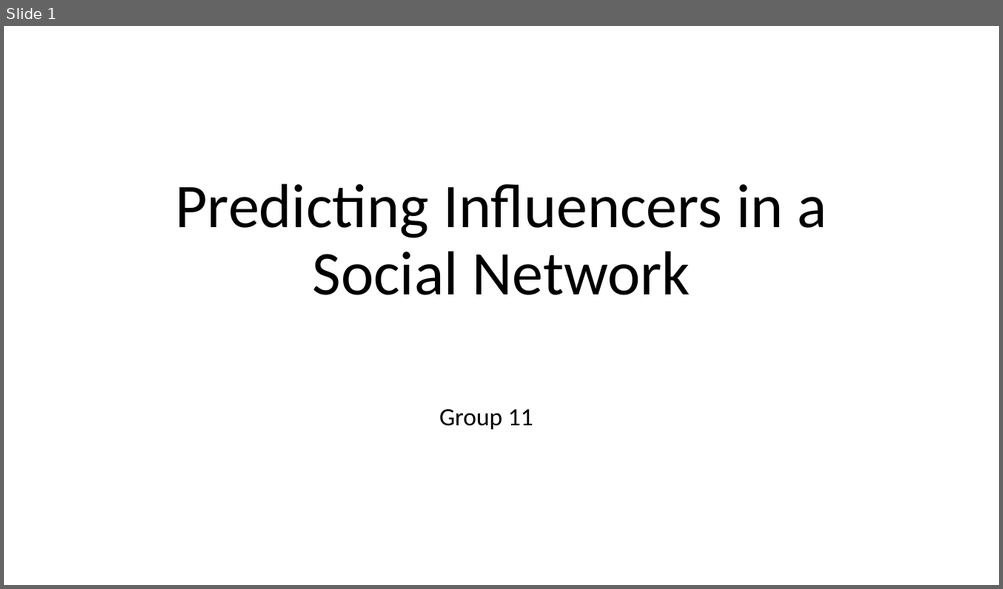
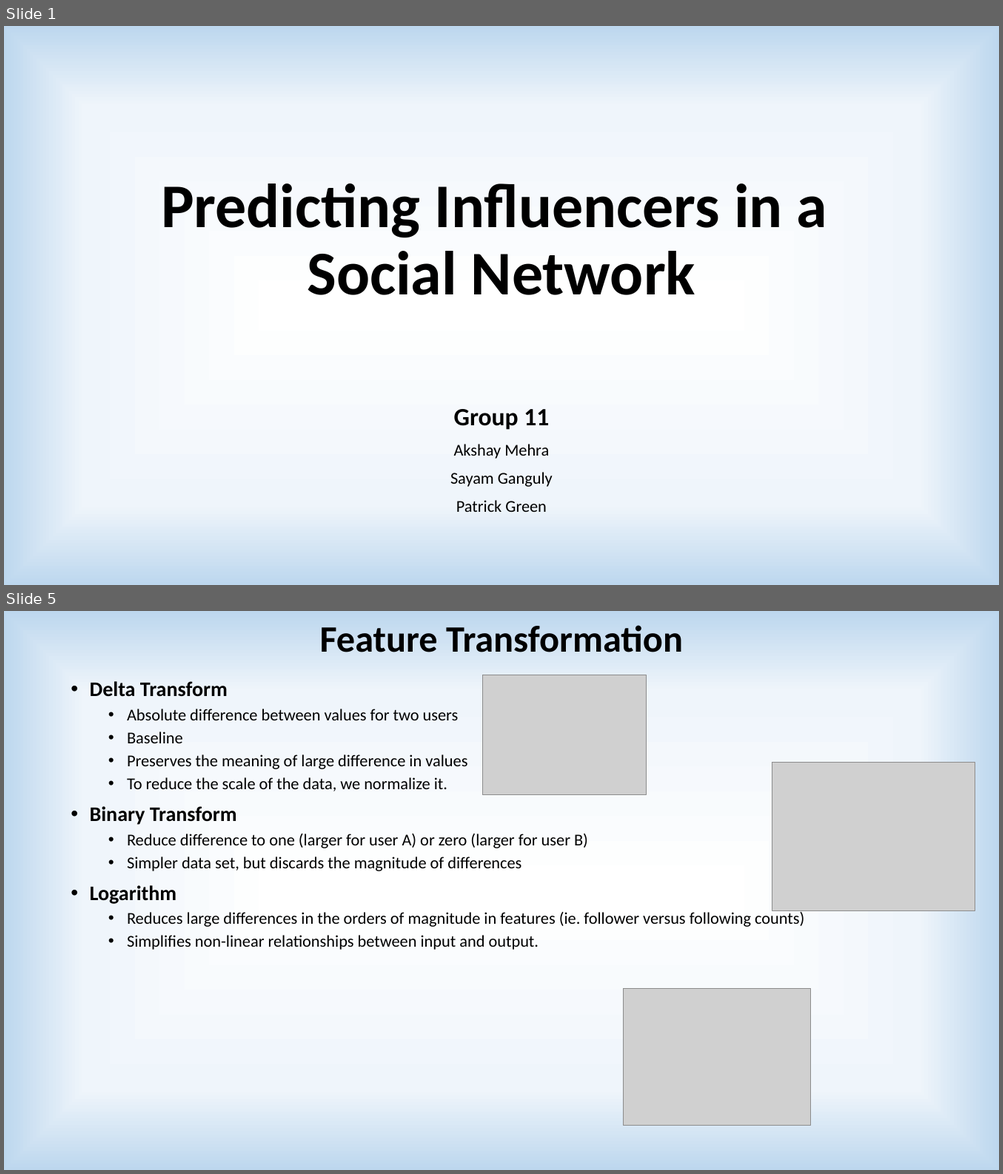
Before and after one commit to akshaymehra24/who-is-more-influential, a slide deck: Predicting Influencers in a Social Network.pptx. Shown one above the other, each under a label of ours: slide 1 before the commit, slides 1 and 5 after it; the slides between them are not shown. The pictures are 1003x589 and 1003x1174 pixels, drawn with LibreOffice and Linux fonts; fonts in the diff are those of the drawing; grey boxes stand for pictures. Boxes give left, top, right and bottom in pixels: in the first picture for what was removed or moved away, otherwise in the second. Text is boxed around its words. In the diff, an @@ line names an element or a change of style, - is before the commit and + after.

```diff
--- a/Predicting Influencers in a Social Network.pptx
+++ b/Predicting Influencers in a Social Network.pptx
@@ slide 5 added at [4,611,999,1170], background gradient #FFFFFF to #EFF5FB to #BDD7EE @@
@@ text added at [320,625,683,652], 36 pt, text #000000, bold @@
+Feature Transformation
@@ picture added at [483,675,646,795] @@
@@ text added at [90,681,804,950], 16 pt, text #000000 @@
+• Delta Transform
+  • Absolute difference between values for two users
+  • Baseline
+  • Preserves the meaning of large difference in values
+  • To reduce the scale of the data, we normalize it.
+• Binary Transform
+  • Reduce difference to one (larger for user A) or zero (larger for user B)
+  • Simpler data set, but discards the magnitude of differences
+• Logarithm
+  • Reduces large differences in the orders of magnitude in features (ie. follower versus following counts)
+  • Simplifies non-linear relationships between input and output.
@@ picture added at [771,762,975,911] @@
@@ picture added at [623,988,811,1126] @@
@@ slide 1 changed as well @@
@@ background #FFFFFF to gradient #FFFFFF to #EFF5FB to #BDD7EE @@
@@ title "Predicting Influencers in a Social ...": place and size @@
-title "Predicting Influencers in a Social ..." at [176,184,826,295]
+title "Predicting Influencers in a Social ..." at [161,184,827,295]
@@ title "Predicting Influencers in a Social ..." at [161,184,827,295]: bold on @@
@@ subtitle "Group 11": place and size @@
-subtitle "Group 11" at [439,409,533,430]
+subtitle "Group 11" at [450,409,552,512]
@@ subtitle at [454,409,549,430]: bold on in "Group 11" @@
@@ subtitle at [450,444,552,512]: paragraphs added @@
+Akshay Mehra
+Sayam Ganguly
+Patrick Green
```
Also in this commit, not shown: 8 other slides changed, 4 other slides added, 4 slides removed.
